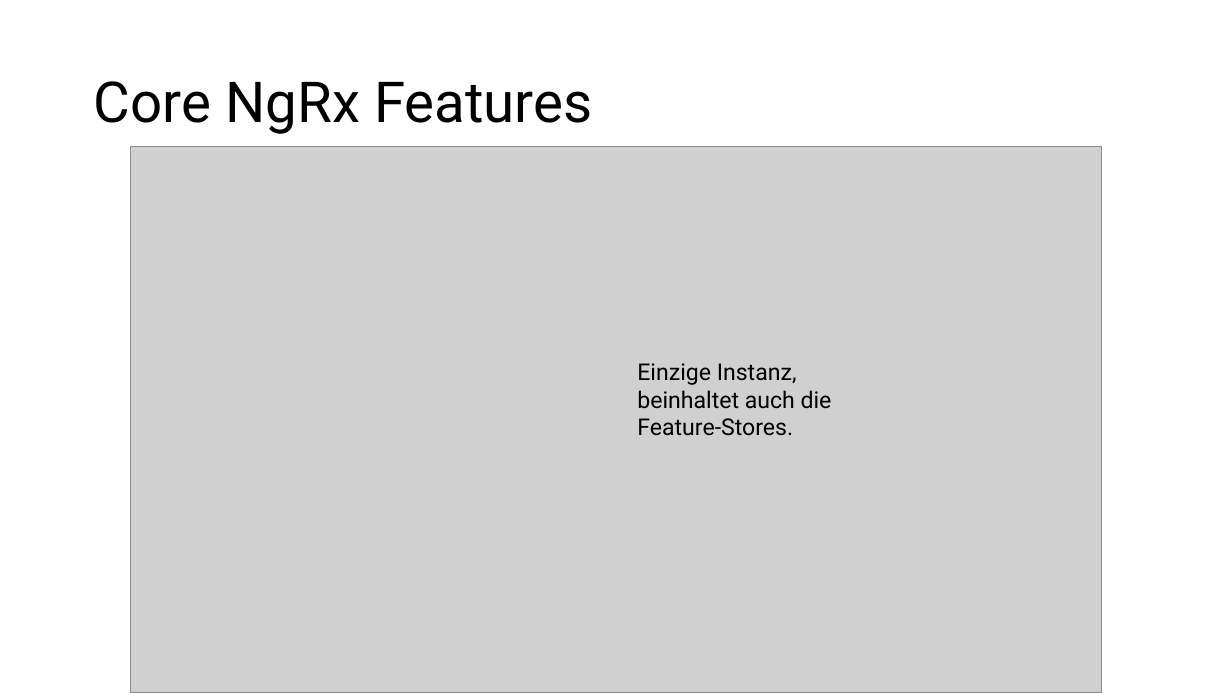
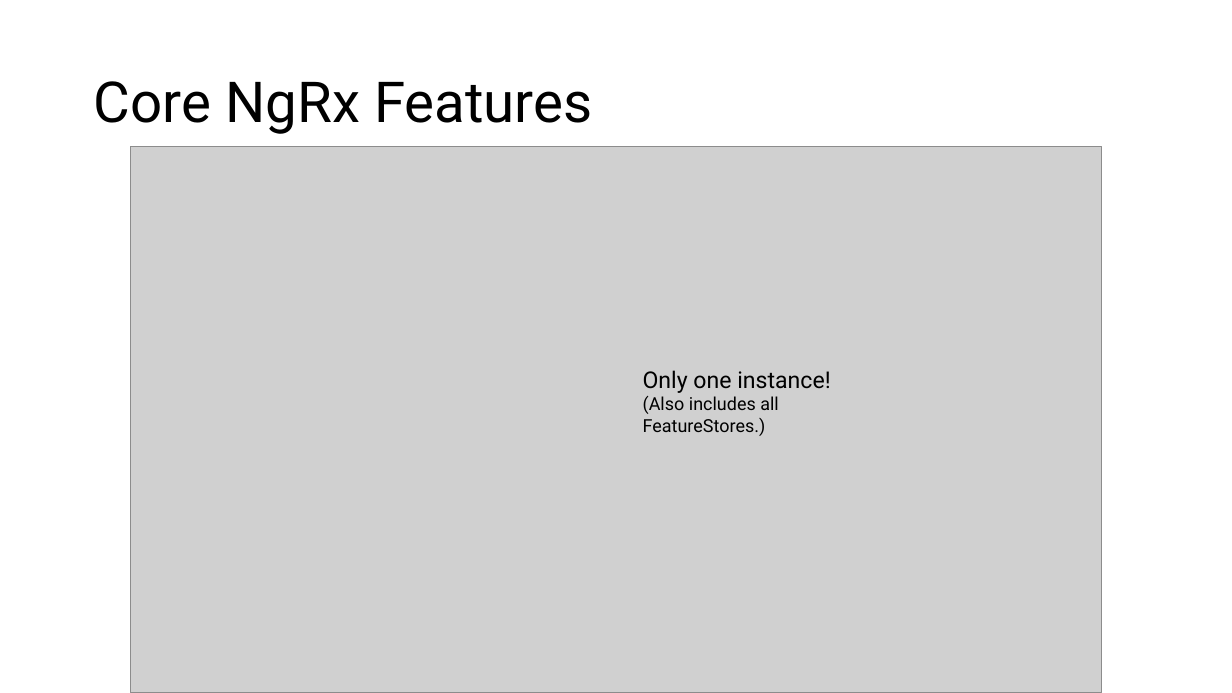
Before and after one commit to egliloris/movie-center-x, a slide deck: slide 6 of NgRx Workshop.pptx. Drawn at 1232x693 pixels with LibreOffice and Linux fonts; fonts in the diff are those of the drawing; grey boxes stand for pictures. Boxes give left, top, right and bottom in pixels: in the first picture for what was removed or moved away, otherwise in the second. Text is boxed around its words. In the diff, an @@ line names an element or a change of style, - is before the commit and + after.

```diff
--- a/NgRx Workshop.pptx
+++ b/NgRx Workshop.pptx
@@ text at bbox=[643, 370, 830, 436]: text changed; size 18 to 14 pt @@
-Einzige Instanz, beinhaltet auch die Feature-Stores.
+Only one instance!
+(Also includes all FeatureStores.)
```
Also in this commit, not shown: 7 other slides changed.
